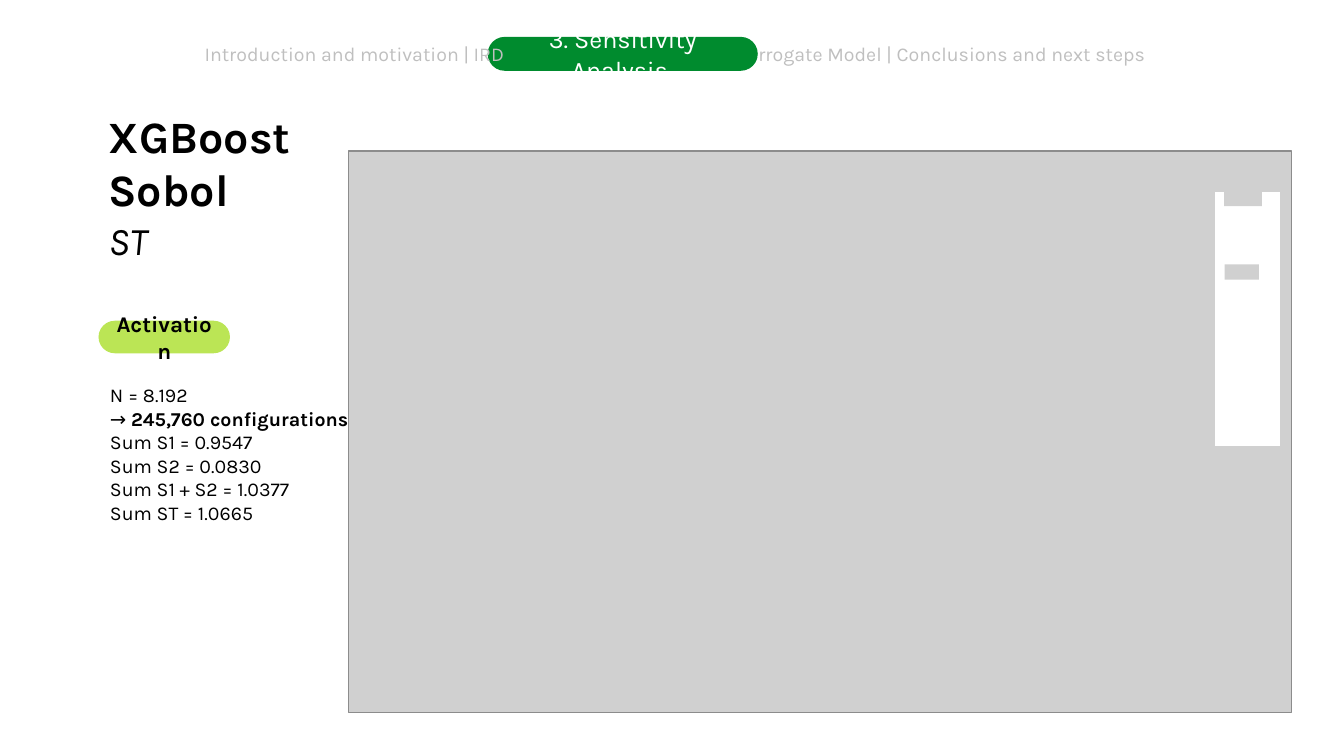
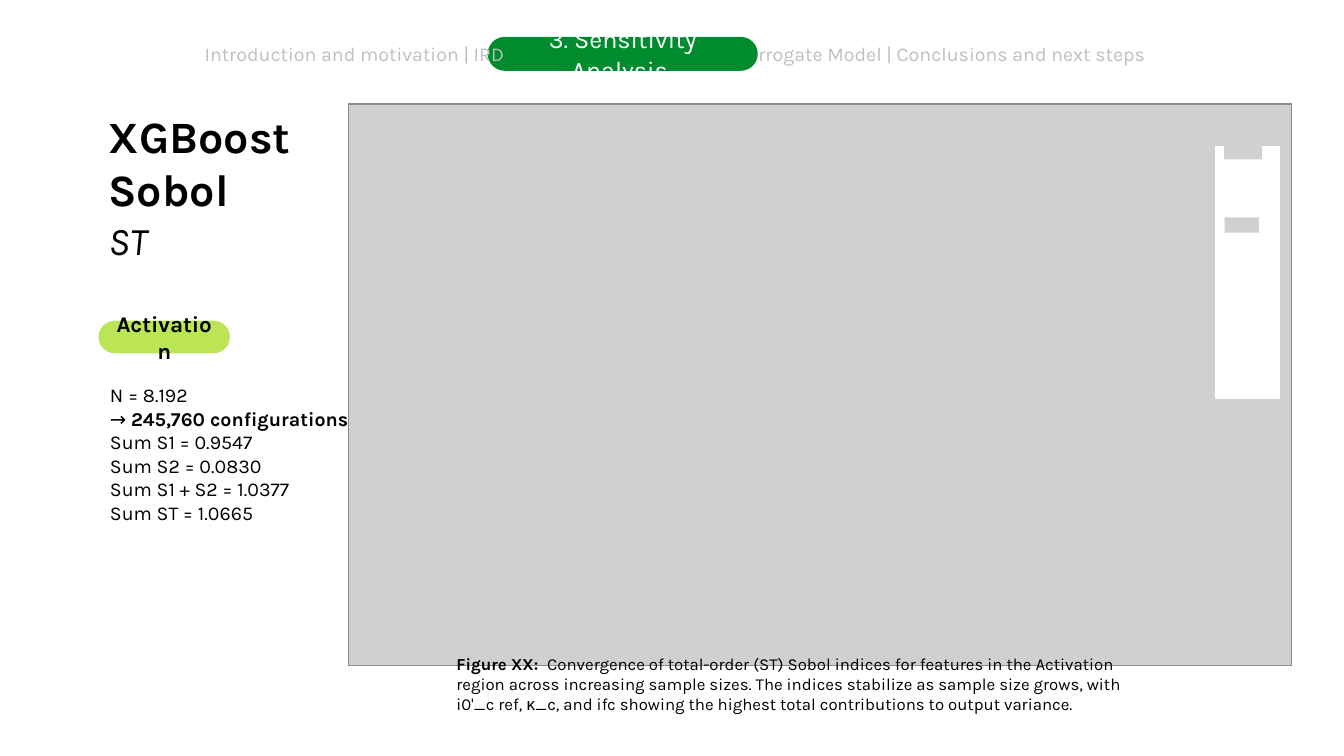
Before and after one commit to DejvisT/Sensitivity-Analysis-and-Surrogate-Modeling-of-PEM-Fuel-Cells, a slide deck: slide 34 of final_presentation_v1.pptx (slide 31 before the commit). Drawn at 1344x756 pixels with LibreOffice and Linux fonts; fonts in the diff are those of the drawing; grey boxes stand for pictures; background and template pictures are left out. Boxes give left, top, right and bottom in pixels: in the first picture for what was removed or moved away, otherwise in the second. Text is boxed around its words. In the diff, an @@ line names an element or a change of style, - is before the commit and + after.

```diff
--- a/final_presentation_v1.pptx
+++ b/final_presentation_v1.pptx
@@ 3 pictures: place and size @@
-3 pictures at [348, 151, 1292, 713]
+3 pictures at [348, 104, 1292, 665]
@@ rectangle: place and size @@
-rectangle at [1216, 194, 1278, 445]
+rectangle at [1216, 146, 1278, 397]
@@ text added at [456, 658, 1121, 714], 12 pt, text #000000 @@
+Figure XX: Convergence of total-order (ST) Sobol indices for features in the Activation region across increasing sample sizes. The indices stabilize as sample size grows, with i0'_c ref, κ_c, and ifc showing the highest total contributions to output variance.
```
Also in this commit, not shown: 4 other slides changed, 8 slides added, 2 other files.
